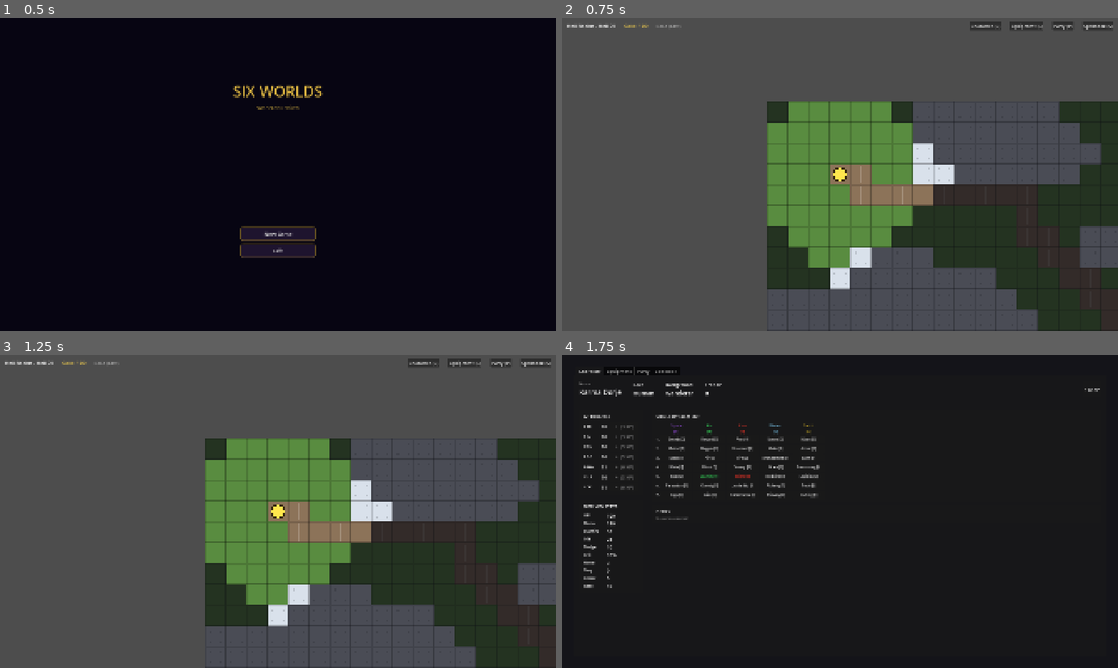
Above: before the commit, frames 1-4 (two rows, left to right).
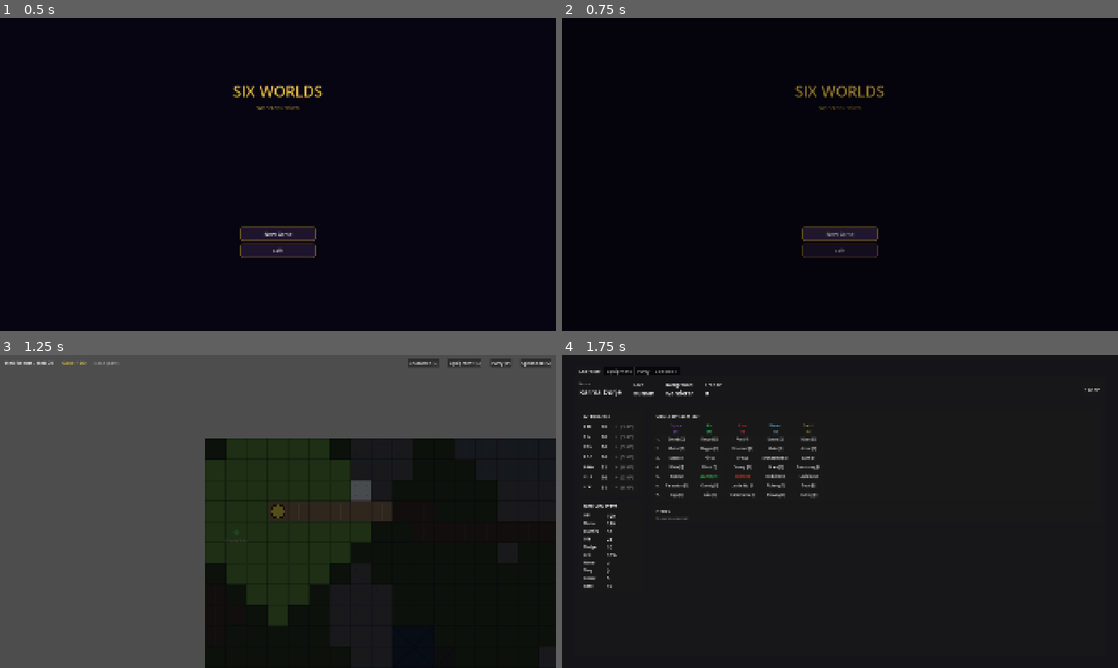
Above: after the commit, the same moments.

Repository: olstach/six_worlds
Game: Godot game, scene res://scenes/ui/title_screen.tscn
Same seed, same stepped clock (60 frames per second), same inputs: the game is played once before the commit and once after it.
Inputs (mouse positions are in pixels of both pictures, inside the frame that each line leads up to):
- Up to frame 1 (0.5 s): no input
- Up to frame 2 (0.75 s): click "New Game" at 0.5 s
- Up to frame 3 (1.25 s): no input
- Up to frame 4 (1.75 s): tap Enter at 1.25 s; move the mouse to (962, 495) at 1.27 s; hold Right from 1.28 s (still down); tap C at 1.35 s; click (962, 495) at 1.42 s

Frame 1 is identical in both runs. In frame 2, 100% of the frame differs, in the area x 0-100%, y 0-100%; in frame 3, 46%; in frame 4, nothing differs.

Commit message:
Fix mob placement bias, flavor text order, AI caster, and add fade transitions
- map_generator: use reservoir sampling in _find_placement_tile() so mobs
  and objects spread evenly across all terrain instead of clustering on
  forests/ruins (previously interesting terrain always won)
- overworld: show pickup flavor text before effect list, separated by newline
- combat_arena: mana-depleted casters now close to melee (optimal_range uses
  live castable_spells check instead of the stale is_caster bool)
- title_screen, overworld, bardo_screen, combat_arena: add 0.5s fade-to-black
  on all scene transitions (new game, continue, load, death→bardo, begin new life)
  and fade-in from black on entering overworld and bardo

Co-Authored-By: Claude Sonnet 4.6 <noreply@anthropic.com>

Diff:
--- a/scripts/combat/combat_arena.gd
+++ b/scripts/combat/combat_arena.gd
@@ -2423,7 +2423,7 @@
 		GameState.is_party_wiped = true
 		GameState.player_died()
 		SaveManager.autosave()
-		get_tree().change_scene_to_file("res://scenes/ui/bardo_screen.tscn")
+		_fade_and_goto("res://scenes/ui/bardo_screen.tscn")
 	)
 	btn_container.add_child(bardo_btn)
 
@@ -2548,7 +2548,8 @@
 			var best_score: int = -999
 
 			var optimal_range = 1
-			if is_caster:
+			if not castable_spells.is_empty():
+				# Has spells to cast — stay at range to use them
 				optimal_range = 4
 			elif is_ranged:
 				optimal_range = attack_range
@@ -2959,6 +2960,19 @@
 		defender.show_combat_text("Miss!", Color(0.8, 0.8, 0.8))
 
 
+## Fade to black then change scene. Used for death → bardo transition.
+func _fade_and_goto(scene_path: String) -> void:
+	var overlay = ColorRect.new()
+	overlay.color = Color.BLACK
+	overlay.modulate.a = 0.0
+	overlay.set_anchors_preset(Control.PRESET_FULL_RECT)
+	overlay.mouse_filter = Control.MOUSE_FILTER_STOP
+	$UILayer.add_child(overlay)
+	var tween = create_tween()
+	tween.tween_property(overlay, "modulate:a", 1.0, 0.5)
+	tween.tween_callback(func(): get_tree().change_scene_to_file(scene_path))
+
+
 ## Check if a unit has a shield equipped in the off-hand slot
 func _has_shield_equipped(unit: Node) -> bool:
 	var char_data = unit.character_data
--- a/scripts/map_gen/map_generator.gd
+++ b/scripts/map_gen/map_generator.gd
@@ -820,12 +820,11 @@
 
 ## Find a valid tile for placing an object/mob in a zone row range.
 ## Must be walkable, not occupied, and min_spacing from existing placements.
-## Prefers interesting terrain (forest, ruins, hills) over plains.
+## Uses reservoir sampling so all valid tiles have equal probability (no terrain bias).
 func _find_placement_tile(row_start: int, row_end: int, min_spacing: int,
 		placed: Array[Vector2i]) -> Vector2i:
-	# Try up to 100 random positions, preferring interesting terrain
 	var best_pos = Vector2i(-1, -1)
-	var best_score = -1
+	var valid_count = 0  # How many valid candidates seen so far (for reservoir sampling)
 
 	for _try in range(100):
 		var x = randi_range(1, _width - 2)
@@ -854,16 +853,10 @@
 		if _manhattan_dist(pos, _portal_pos) < min_spacing:
 			continue
 
-		# Score: prefer interesting terrain, plains acceptable, roads least preferred
-		var score = 2  # Plains baseline
-		if terrain in INTERESTING_TERRAIN:
-			score = 3
-		elif terrain == T_ROAD:
-			score = 1
-
-		# Use >= so tied tiles can replace each other, giving spread across equally-good positions
-		if score >= best_score:
-			best_score = score
+		# Reservoir sampling: replace current selection with probability 1/n
+		# This gives uniform distribution across all valid tiles, spreading mobs evenly
+		valid_count += 1
+		if randi() % valid_count == 0:
 			best_pos = pos
 
 	return best_pos
--- a/scripts/overworld/overworld.gd
+++ b/scripts/overworld/overworld.gd
@@ -139,6 +139,9 @@
 
 	# Center camera on party
 	_update_camera()
+
+	# Fade in from black when entering this scene
+	_fade_in_from_black()
 
 
 func _process(delta: float) -> void:
@@ -351,6 +354,9 @@
 # ============================================
 
 func _on_pickup_collected(obj: Dictionary, rewards: Array) -> void:
+	# Flavor text first (if the pickup has a message/description)
+	var flavor: String = obj.get("data", {}).get("message", obj.get("message", ""))
+
 	var parts: Array[String] = []
 	for reward in rewards:
 		var rtype: String = reward.get("type", "")
@@ -386,8 +392,10 @@
 				pass  # karma and other silent rewards don't show in toast
 
 	var msg: String = obj.get("name", "Pickup")
+	if not flavor.is_empty():
+		msg += "\n" + flavor
 	if parts.size() > 0:
-		msg += ": " + ", ".join(parts)
+		msg += "\n" + ", ".join(parts)
 	_show_toast(msg)
 	gold_label.text = "Gold: " + str(GameState.gold)
 
@@ -408,6 +416,19 @@
 		"loot_chance_pct": return "Loot Chance"
 		"xp_gain_pct": return "XP Gain"
 		_: return stat.replace("_", " ").capitalize()
+
+
+## Fade in from black on scene enter — covers abrupt pop-in.
+func _fade_in_from_black() -> void:
+	var overlay = ColorRect.new()
+	overlay.color = Color.BLACK
+	overlay.set_anchors_preset(Control.PRESET_FULL_RECT)
+	overlay.mouse_filter = Control.MOUSE_FILTER_IGNORE
+	overlay.z_index = 100
+	add_child(overlay)
+	var tween = create_tween()
+	tween.tween_property(overlay, "modulate:a", 0.0, 0.5)
+	tween.tween_callback(overlay.queue_free)
 
 
 ## Decrement combat-duration map buffs and re-derive party stats.
--- a/scripts/ui/bardo_screen.gd
+++ b/scripts/ui/bardo_screen.gd
@@ -60,6 +60,7 @@
 func _ready() -> void:
 	_build_ui()
 	_run_bardo_sequence()
+	_fade_in_from_black()
 
 
 ## Build the full UI layout programmatically
@@ -281,10 +282,37 @@
 	_fade_in(container)
 
 
-## Fade a node from invisible to visible over 0.4 seconds
+## Fade a node from invisible to visible over 0.4 seconds (used for bardo reveal steps)
 func _fade_in(node: Control) -> void:
 	var tween = create_tween()
 	tween.tween_property(node, "modulate:a", 1.0, 0.4)
+
+
+## Full-screen fade-in from black when entering this scene
+func _fade_in_from_black() -> void:
+	var overlay = ColorRect.new()
+	overlay.color = Color.BLACK
+	overlay.set_anchors_preset(Control.PRESET_FULL_RECT)
+	overlay.mouse_filter = Control.MOUSE_FILTER_IGNORE
+	overlay.z_index = 100
+	add_child(overlay)
+	var tween = create_tween()
+	tween.tween_property(overlay, "modulate:a", 0.0, 0.5)
+	tween.tween_callback(overlay.queue_free)
+
+
+## Fade to black then change scene
+func _fade_and_goto(scene_path: String) -> void:
+	var overlay = ColorRect.new()
+	overlay.color = Color.BLACK
+	overlay.modulate.a = 0.0
+	overlay.set_anchors_preset(Control.PRESET_FULL_RECT)
+	overlay.mouse_filter = Control.MOUSE_FILTER_STOP
+	overlay.z_index = 100
+	add_child(overlay)
+	var tween = create_tween()
+	tween.tween_property(overlay, "modulate:a", 1.0, 0.5)
+	tween.tween_callback(func(): get_tree().change_scene_to_file(scene_path))
 
 
 ## Player clicks "Begin New Life" — create new character and start new run
@@ -310,8 +338,8 @@
 	# Save progress after reincarnation
 	SaveManager.autosave()
 
-	# Transition to overworld in the new realm
-	get_tree().change_scene_to_file("res://scenes/overworld/overworld.tscn")
+	# Transition to overworld in the new realm (fade out first)
+	_fade_and_goto("res://scenes/overworld/overworld.tscn")
 
 
 ## Generate a thematic name based on race/realm
--- a/scripts/ui/title_screen.gd
+++ b/scripts/ui/title_screen.gd
@@ -273,7 +273,7 @@
 	if slot < 1:
 		return
 	if SaveManager.load_game(slot):
-		get_tree().change_scene_to_file("res://scenes/overworld/overworld.tscn")
+		_fade_and_goto("res://scenes/overworld/overworld.tscn")
 
 
 ## New Game: find an empty slot (or overwrite oldest), start fresh
@@ -329,7 +329,7 @@
 		if SaveManager.has_save(slot):
 			_hide_load_panel()
 			if SaveManager.load_game(slot):
-				get_tree().change_scene_to_file("res://scenes/overworld/overworld.tscn")
+				_fade_and_goto("res://scenes/overworld/overworld.tscn")
 
 
 ## Toggle delete mode (next slot click deletes instead of loading)
@@ -362,7 +362,22 @@
 func _start_new_game_in_slot(slot: int) -> void:
 	SaveManager.start_new_game(slot)
 	SaveManager.autosave()
-	get_tree().change_scene_to_file("res://scenes/overworld/overworld.tscn")
+	_fade_and_goto("res://scenes/overworld/overworld.tscn")
+
+
+## Fade to black then change scene. Prevents buttons being clicked during fade.
+func _fade_and_goto(scene_path: String) -> void:
+	# Block further input during transition
+	set_process_input(false)
+	var overlay = ColorRect.new()
+	overlay.color = Color.BLACK
+	overlay.modulate.a = 0.0
+	overlay.set_anchors_preset(Control.PRESET_FULL_RECT)
+	overlay.mouse_filter = Control.MOUSE_FILTER_STOP  # Eat clicks during fade
+	add_child(overlay)
+	var tween = create_tween()
+	tween.tween_property(overlay, "modulate:a", 1.0, 0.5)
+	tween.tween_callback(func(): get_tree().change_scene_to_file(scene_path))
 
 
 ## Show the load panel overlay
